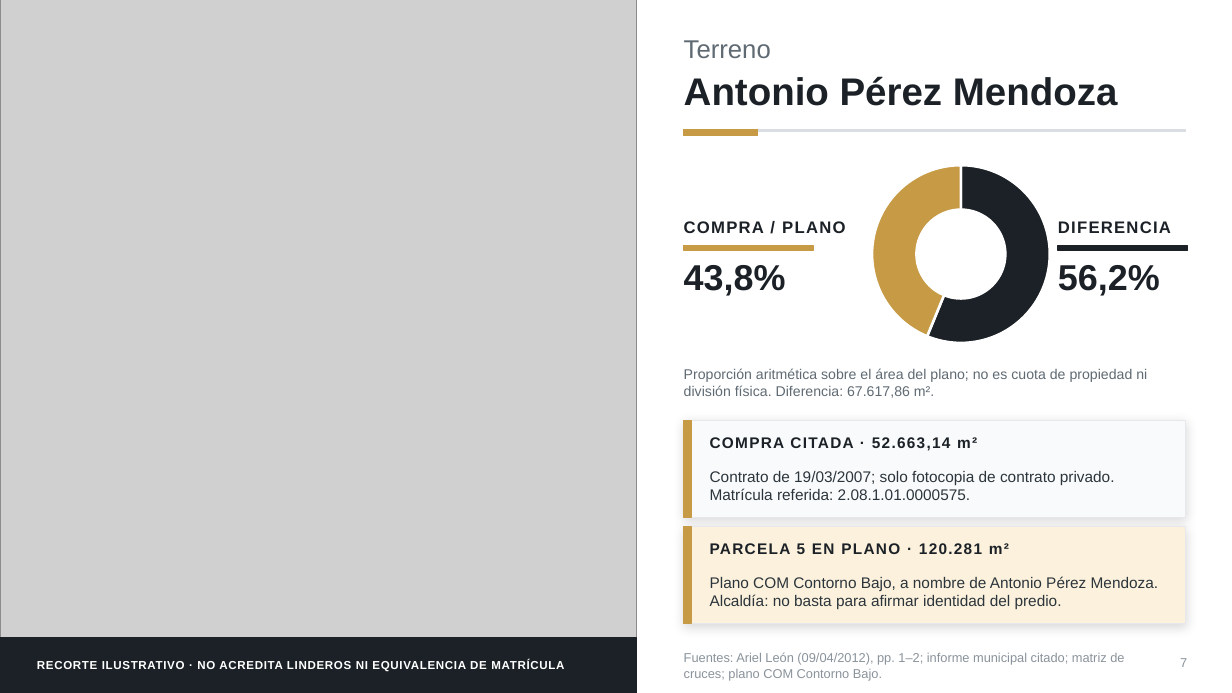
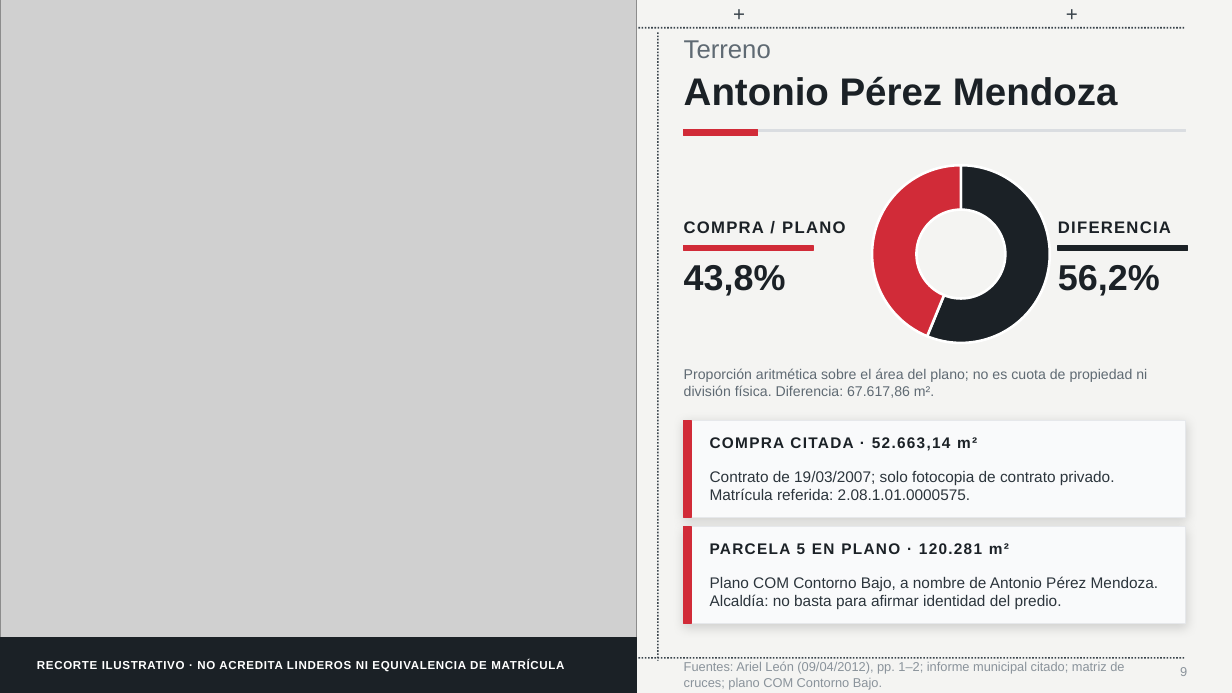
Before and after one commit to hugop1006-cpu/incerpaz-la-gran-obra, a slide deck: slide 9 of Informe_5_Casos_Patrimoniales_Viacha_2026_v2.pptx (slide 7 before the commit). Drawn at 1232x693 pixels with LibreOffice and Linux fonts; fonts in the diff are those of the drawing; grey boxes stand for pictures. Boxes give left, top, right and bottom in pixels: in the first picture for what was removed or moved away, otherwise in the second. Text is boxed around its words. In the diff, an @@ line names an element or a change of style, - is before the commit and + after.

```diff
--- a/Informe_5_Casos_Patrimoniales_Viacha_2026_v2.pptx
+++ b/Informe_5_Casos_Patrimoniales_Viacha_2026_v2.pptx
@@ background #FFFFFF to #F4F4F2 @@
@@ line added from (46, 28) to (1186, 28), #3A444C 1.25 pt dashed @@
@@ text added at bbox=[726, 0, 753, 27], 16 pt, text #3A444C @@
++
@@ text added at bbox=[1058, 0, 1086, 27], 16 pt, text #3A444C @@
++
@@ line added from (658, 32) to (658, 661), #3A444C 1.25 pt dashed @@
@@ doughnut chart at bbox=[860, 152, 1063, 356] @@
@@ colours of single points changed @@
@@ fill #C79A45 to #D12B38; outline #C79A45 1 pt to #D12B38 1 pt in 4 elements at bbox=[684, 129, 758, 136], bbox=[684, 246, 813, 250], bbox=[684, 421, 691, 518], bbox=[684, 527, 691, 624] @@
@@ rectangle at bbox=[684, 527, 1186, 624]: fill #FBF1DC to #F9FAFB @@
@@ line added from (46, 658) to (1186, 658), #3A444C 1.25 pt dashed @@
@@ page number removed at bbox=[1180, 658, 1187, 667] @@
-7
@@ text "Fuentes: Ariel León (09/04/2012), pp. ...": place and size @@
-text "Fuentes: Ariel León (09/04/2012), pp. ..." at bbox=[684, 652, 1124, 680]
+text "Fuentes: Ariel León (09/04/2012), pp. ..." at bbox=[684, 662, 1124, 690]
@@ page number added at bbox=[1180, 667, 1187, 676], 10 pt, text #8A939B @@
+9
```
Also in this commit, not shown: 13 other slides changed, 4 slides added.
